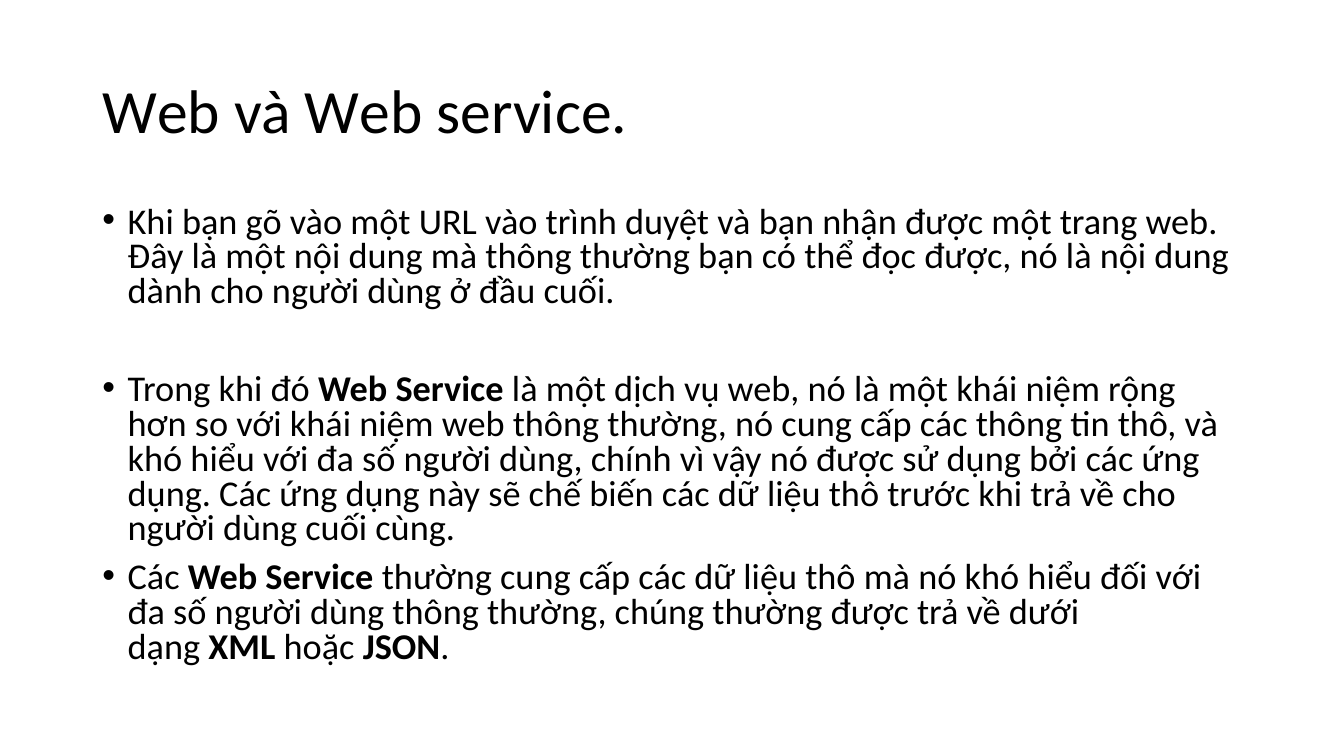
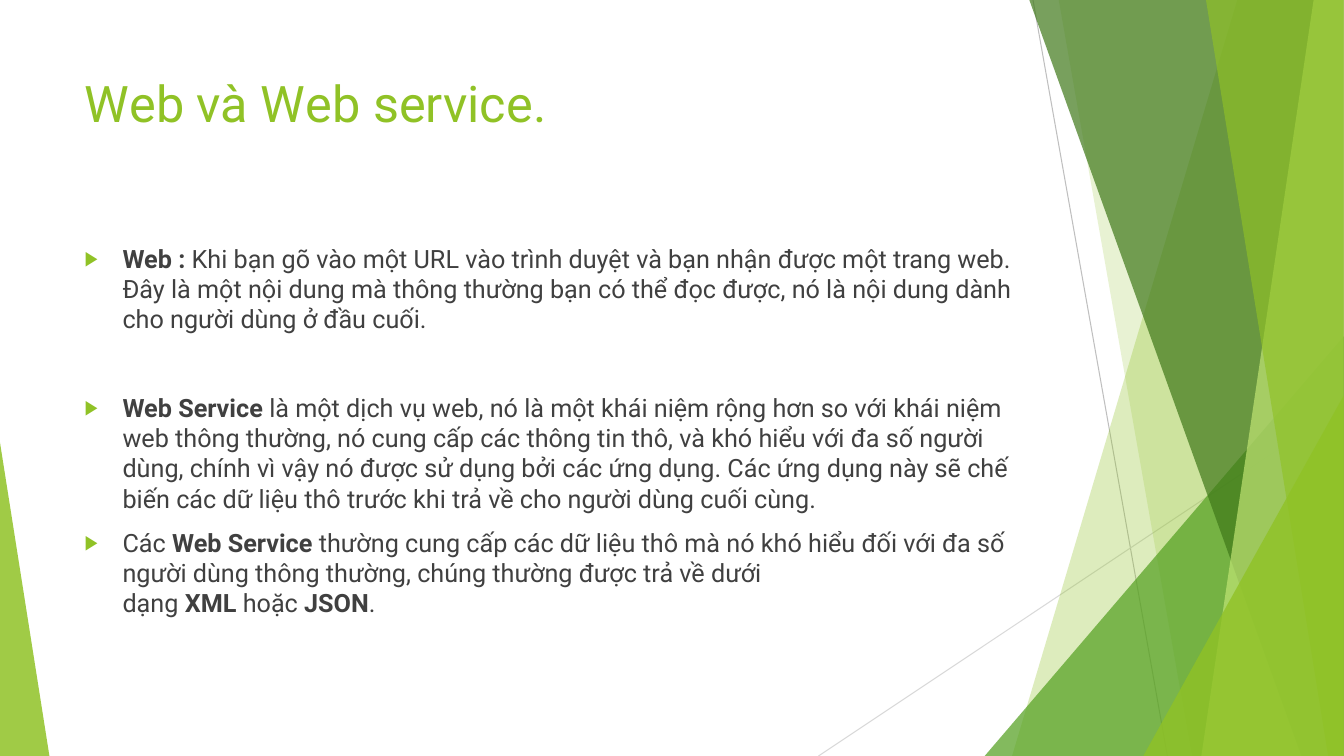
Before and after one commit to hoanghiep8921/t3h_demo, a slide deck: slide 3 of slide-t3h/Webservices.pptx (slide 2 before the commit). Drawn at 1344x756 pixels with LibreOffice and Linux fonts; fonts in the diff are those of the drawing. Boxes give left, top, right and bottom in pixels: in the first picture for what was removed or moved away, otherwise in the second. Text is boxed around its words. In the diff, an @@ line names an element or a change of style, - is before the commit and + after.

```diff
--- a/slide-t3h/Webservices.pptx
+++ b/slide-t3h/Webservices.pptx
@@ title "Web và Web service.": place and size @@
-title "Web và Web service." at (102,90,627,134)
+title "Web và Web service." at (85,84,546,123)
@@ title "Web và Web service." at (85,84,546,123): size 44 to 36 pt, font Calibri to Roboto, text colour #000000 to #90C226; line spacing 0.9 to 1; vertical alignment middle to top @@
@@ text "Web : Khi bạn gõ ...": place and size @@
-text "Web : Khi bạn gõ ..." at (128,208,1228,666)
+text "Web : Khi bạn gõ ..." at (123,249,1011,618)
@@ text at (123,249,1011,514): text changed; size 25.9 to 18 pt; font Calibri to Roboto; text colour #000000 to #404040 @@
-• Khi bạn gõ vào một URL vào trình duyệt và bạn nhận được một trang web. Đây là một nội dung mà thông thường bạn có thể đọc được, nó là nội dung dành cho người dùng ở đầu cuối.
-• Trong khi đó Web Service là một dịch vụ web, nó là một khái niệm rộng hơn so với khái niệm web thông thường, nó cung cấp các thông tin thô, và khó hiểu với đa số người dùng, chính vì vậy nó được sử dụng bởi các ứng dụng. Các ứng dụng này sẽ chế biến các dữ liệu thô trước khi trả về cho người dùng cuối cùng.
+▶ Web : Khi bạn gõ vào một URL vào trình duyệt và bạn nhận được một trang web. Đây là một nội dung mà thông thường bạn có thể đọc được, nó là nội dung dành cho người dùng ở đầu cuối.
+▶ Web Service là một dịch vụ web, nó là một khái niệm rộng hơn so với khái niệm web thông thường, nó cung cấp các thông tin thô, và khó hiểu với đa số người dùng, chính vì vậy nó được sử dụng bởi các ứng dụng. Các ứng dụng này sẽ chế biến các dữ liệu thô trước khi trả về cho người dùng cuối cùng.
@@ group added at (0,0,1344,756): 5 freeform shapes, 3 triangles, 2 lines @@
@@ text at (123,531,1004,618): size 25.9 to 18 pt, font Calibri to Roboto, text colour #000000 to #404040 in "Các Web Service thường cung cấp các ..."; bullet • to ▶; line spacing 0.8 to 1 @@
```
Also in this commit, not shown: 19 other slides changed, 8 slides added, 3 slides removed, 27 other files.
